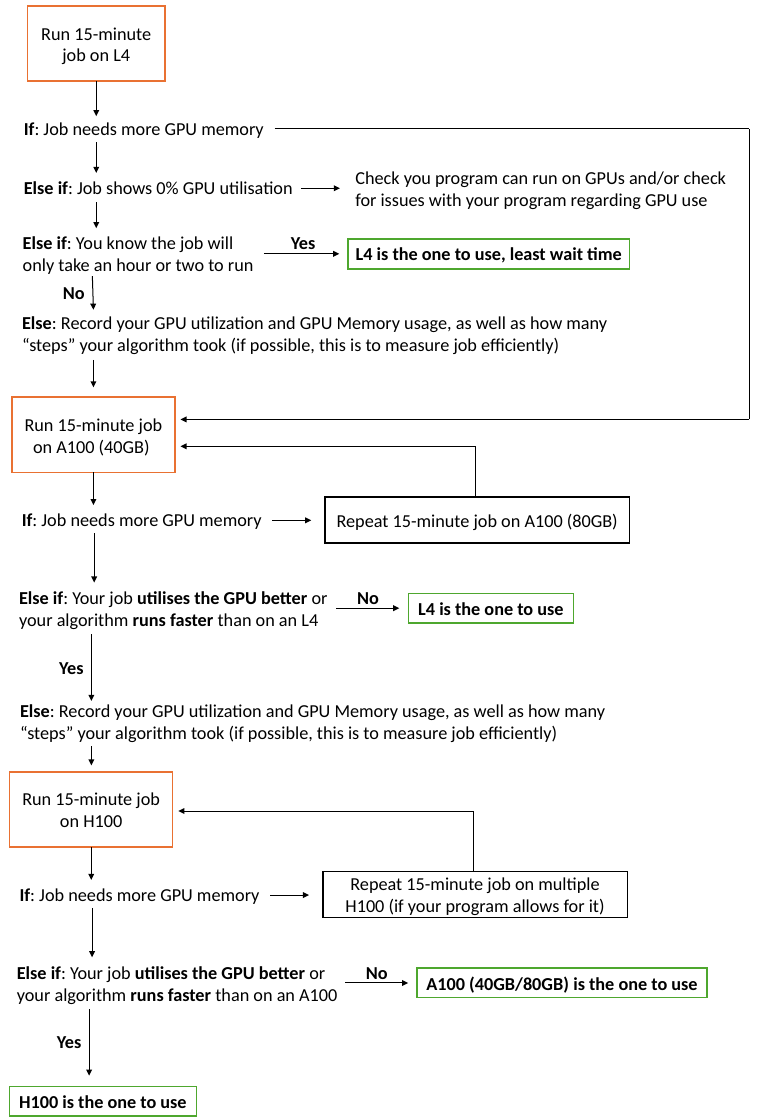
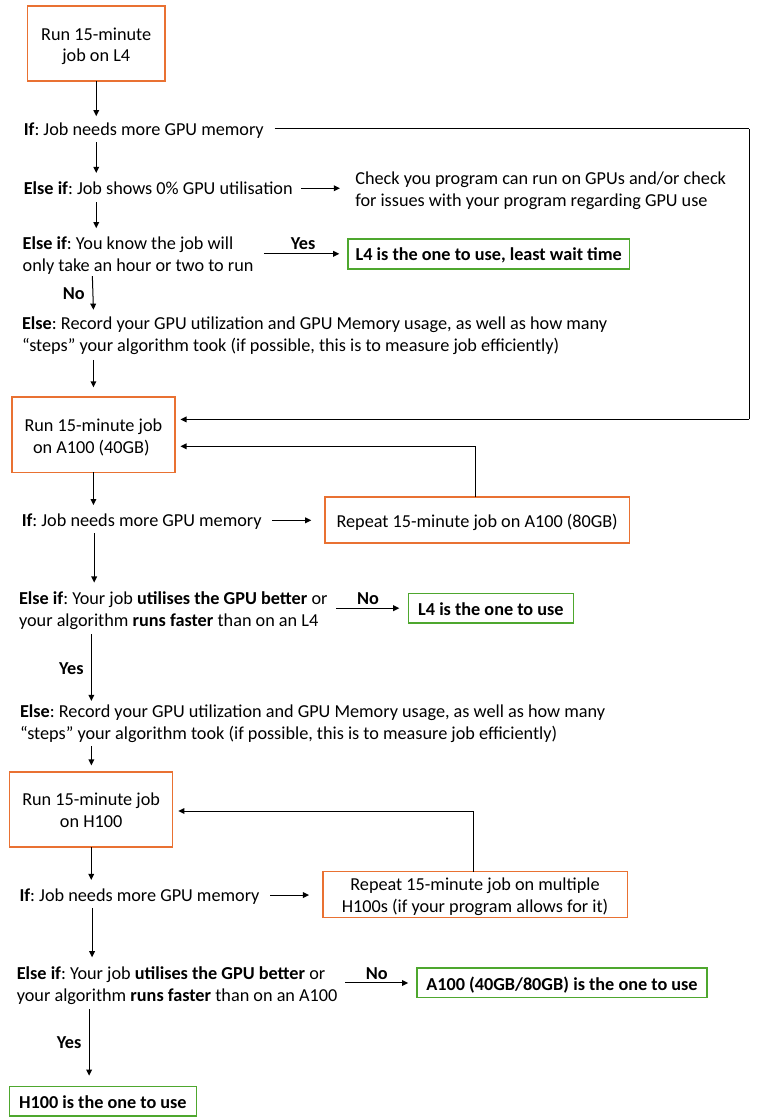
Before and after one commit to nesi/support-docs, a slide deck: slide 1 of docs/assets/images/GPU_What_GPU_is_right_for_your_job.pptx. Drawn at 761x1120 pixels with LibreOffice and Linux fonts; fonts in the diff are those of the drawing. Boxes give left, top, right and bottom in pixels: in the first picture for what was removed or moved away, otherwise in the second. Text is boxed around its words. In the diff, an @@ line names an element or a change of style, - is before the commit and + after.

```diff
--- a/docs/assets/images/GPU_What_GPU_is_right_for_your_job.pptx
+++ b/docs/assets/images/GPU_What_GPU_is_right_for_your_job.pptx
@@ rectangle "Repeat 15-minute job on A100 ..." at (x1=325, y1=497, x2=630, y2=543): outline #000000 1.5 pt to #E97132 1.5 pt @@
@@ rectangle "Repeat 15-minute job on multiple ..." at (x1=323, y1=872, x2=628, y2=918): outline #000000 1.5 pt to #E97132 1.5 pt @@
@@ text in rectangle at (x1=342, y1=877, x2=608, y2=915): text changed @@
-Repeat 15-minute job on multiple H100 (if your program allows for it)
+Repeat 15-minute job on multiple H100s (if your program allows for it)
```
Also in this commit, not shown: 3 other files.
